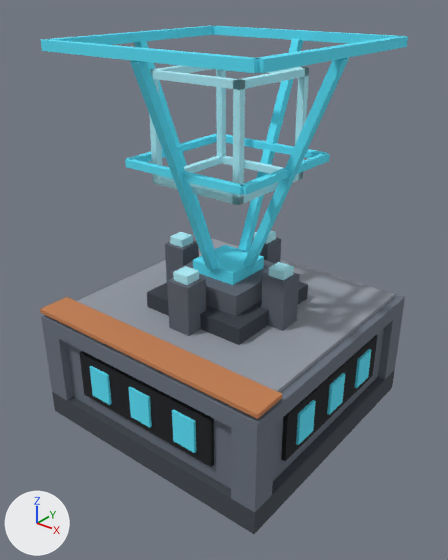
The glTF model assets/models/projector.glb, before and after one commit.
Before and after are seen from a 50 mm camera at (1.81, -1.165, 1.576) aimed at (0.524, 0.443, 0.58). The lights are fixed; the arrows at lower left show +X, +Y and +Z. The first picture is the older version.

In view in the first picture: 'body.055', 'cone', 'holo', 'tier.030'.
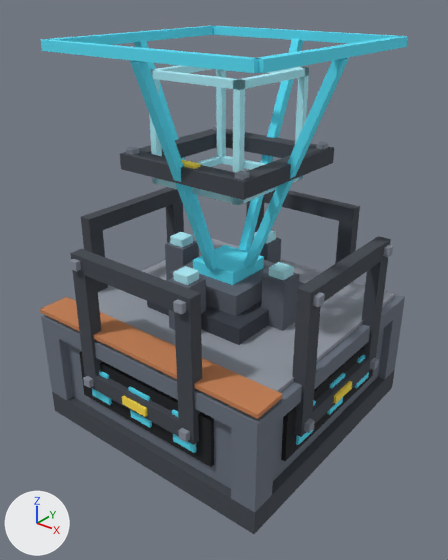
What the commit changed:
Material 'steel' (mat_steel) is new.
Its base color is (0.254, 0.283, 0.337) (grey #8a919d).
Its roughness is 1.0.
Material 'glow_energy' (mat_glow_energy) is new.
Its base color is (1.0, 0.753, 0.0685) (yellow #ffe14a).
Its roughness is 1.0.
Mesh me_projector_link_z is new.
It has 64 vertices, 108 faces and spans x 0.238..0.762, y 0.238..0.762, z 0.991..1.061.
Faces by material slot: [48, 48, 12].
It uses material mat_case_dark (dark grey #42474f).
It uses material mat_steel (grey #8a919d).
It uses material mat_glow_energy (yellow #ffe14a).
Mesh me_projector_link_y_1 is new.
It has 72 vertices, 108 faces and spans x 0.238..0.763, y -0.028..0.038, z 0.238..0.762.
Faces by material slot: [48, 48, 12].
It uses material mat_case_dark (dark grey #42474f).
It uses material mat_steel (grey #8a919d).
It uses material mat_glow_energy (yellow #ffe14a).
Mesh me_projector_link_y is new.
It has 64 vertices, 108 faces and spans x 0.238..0.762, y 0.962..1.028, z 0.238..0.762.
Faces by material slot: [48, 48, 12].
It uses material mat_case_dark (dark grey #42474f).
It uses material mat_steel (grey #8a919d).
It uses material mat_glow_energy (yellow #ffe14a).
Mesh me_projector_link_x_1 is new.
It has 68 vertices, 108 faces and spans x -0.028..0.038, y 0.238..0.762, z 0.238..0.762.
Faces by material slot: [48, 48, 12].
It uses material mat_case_dark (dark grey #42474f).
It uses material mat_steel (grey #8a919d).
It uses material mat_glow_energy (yellow #ffe14a).
Mesh me_projector_link_x is new.
It has 64 vertices, 108 faces and spans x 0.962..1.028, y 0.238..0.762, z 0.238..0.762.
Faces by material slot: [48, 48, 12].
It uses material mat_case_dark (dark grey #42474f).
It uses material mat_steel (grey #8a919d).
It uses material mat_glow_energy (yellow #ffe14a).
Object 'link_z+.038' (ob_link_z__038) is new; it shows me_projector_link_z.
Its location is (0.0, 0.0, 0.0).
Object 'link_y-.040' (ob_link_y__040_1) is new; it shows me_projector_link_y_1.
Its location is (0.0, 0.0, 0.0).
Object 'link_y+.040' (ob_link_y__040) is new; it shows me_projector_link_y.
Its location is (0.0, 0.0, 0.0).
Object 'link_x-.040' (ob_link_x__040_1) is new; it shows me_projector_link_x_1.
Its location is (0.0, 0.0, 0.0).
Object 'link_x+.040' (ob_link_x__040) is new; it shows me_projector_link_x.
Its location is (0.0, 0.0, 0.0).

Boxes (x1, y1, x2, y2) around the edits, measured in the pictures (448 x 560 px):
'link_y-.040', added: after (69, 249, 202, 445)
    faces in mat_case_dark (dark grey #42474f): (70, 249, 202, 445)
    faces in mat_steel (grey #8a919d): (69, 259, 190, 442)
    faces in mat_glow_energy (yellow #ffe14a): (122, 396, 147, 417)
'link_x+.040', added: after (292, 236, 393, 437)
    faces in mat_case_dark (dark grey #42474f): (292, 236, 391, 437)
    faces in mat_steel (grey #8a919d): (304, 245, 393, 433)
    faces in mat_glow_energy (yellow #ffe14a): (333, 381, 352, 404)
'link_z+.038', added: after (120, 125, 334, 200)
    faces in mat_case_dark (dark grey #42474f): (120, 129, 334, 200)
    faces in mat_steel (grey #8a919d): (126, 125, 329, 180)
'link_x-.040', added: after (81, 187, 184, 292)
'link_y+.040', added: after (246, 190, 360, 264)
